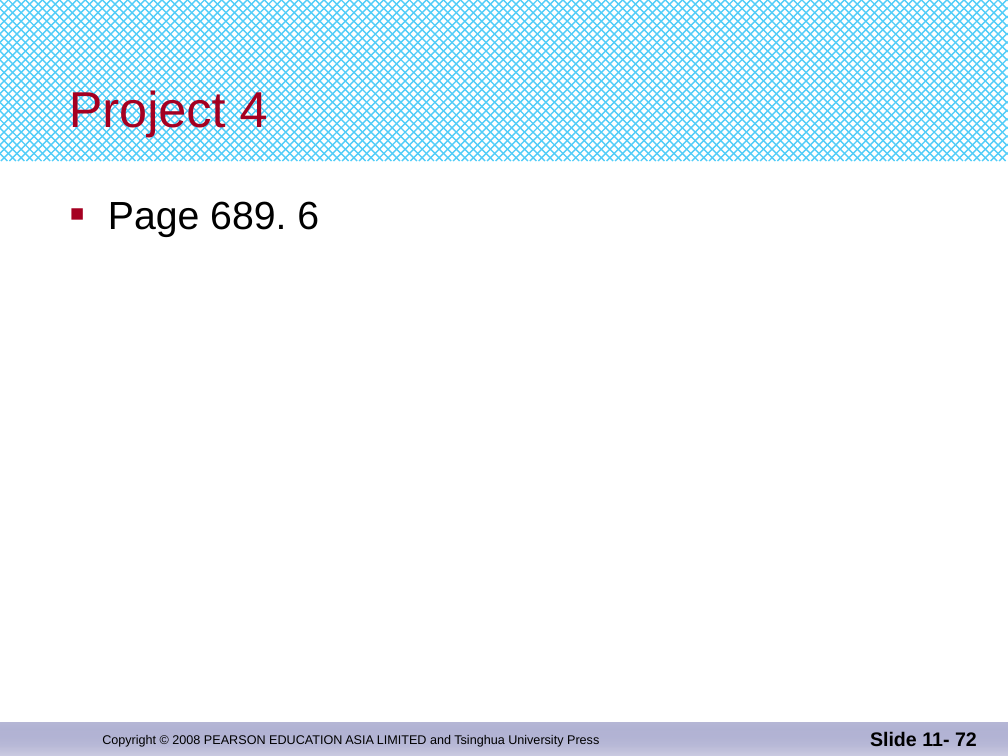
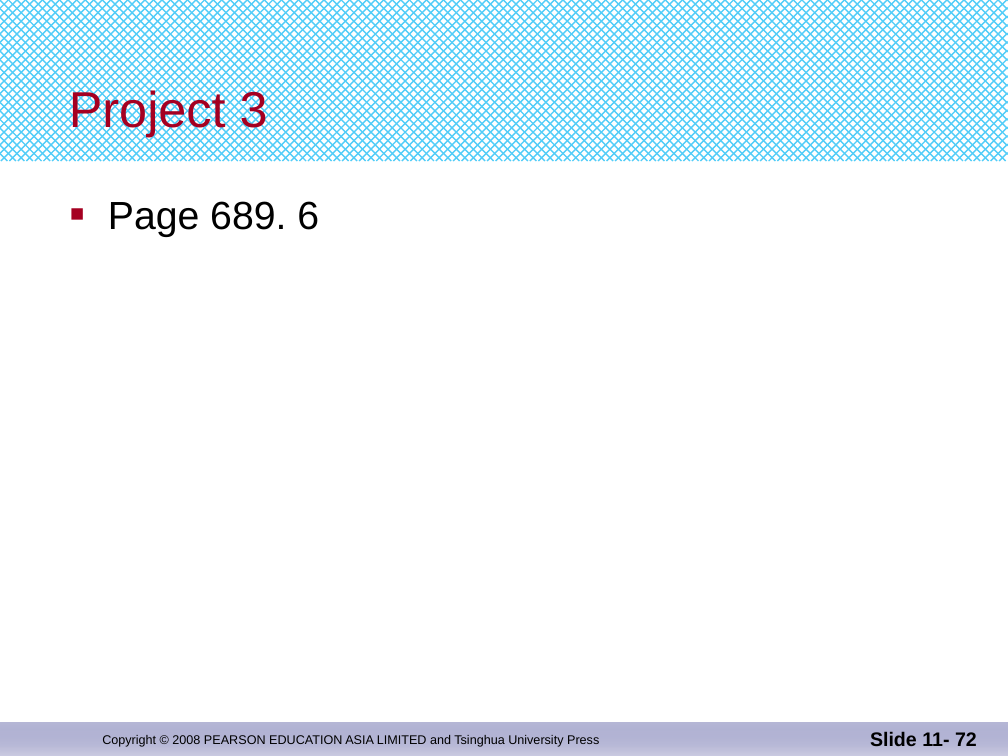
Before and after one commit to djuanbei/CPLUSPLUS, a slide deck: slide 72 of ppt/chapter 11.pptx. Drawn at 1008x756 pixels with LibreOffice and Linux fonts; fonts in the diff are those of the drawing. Boxes give left, top, right and bottom in pixels: in the first picture for what was removed or moved away, otherwise in the second. Text is boxed around its words. In the diff, an @@ line names an element or a change of style, - is before the commit and + after.

Commit message:
add project

```diff
--- a/ppt/chapter 11.pptx
+++ b/ppt/chapter 11.pptx
@@ title at <box>69,87,268,137</box>: text changed @@
-Project 4
+Project 3
```
Also in this commit, not shown: 2 other files.
